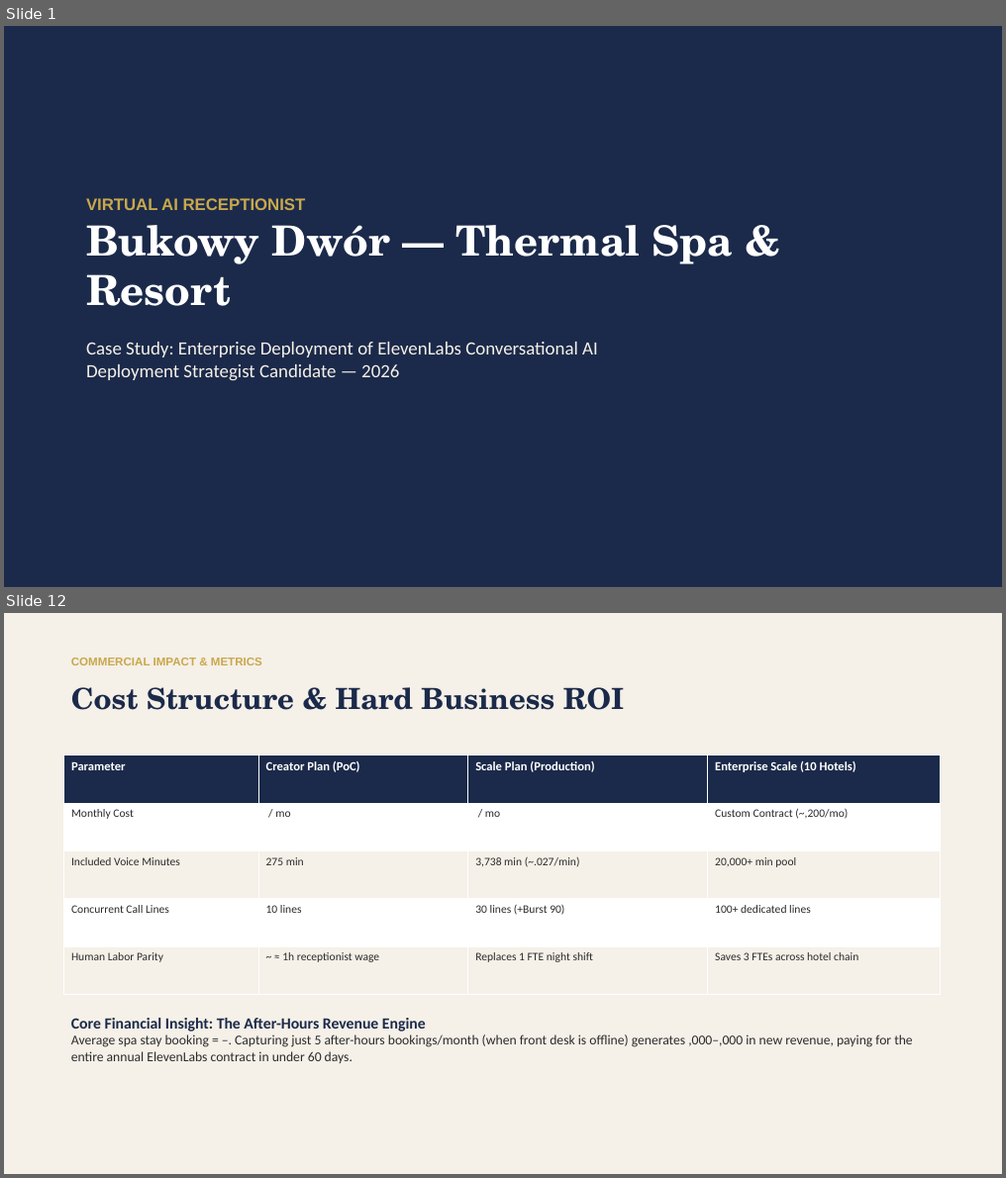
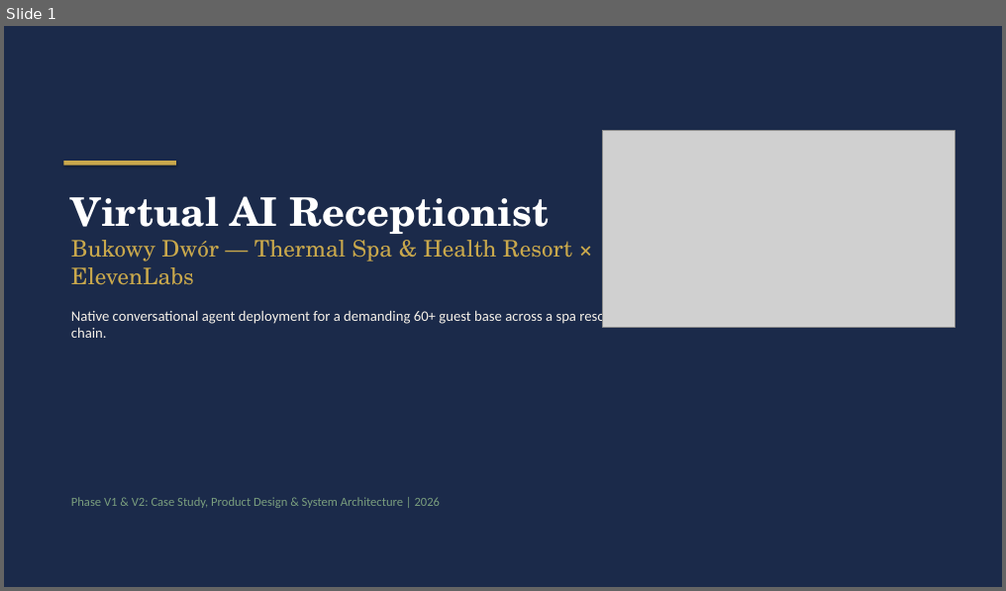
Before and after one commit to kpulka/Elevenlabs_SpaHotel_PoC, a slide deck: presentation/Bukowy_Dwor_Case_Study_EN.pptx. Shown one above the other, each under a label of ours: slides 1 and 12 before the commit, slide 1 after it; the slides between them are not shown. The pictures are 1006x1178 and 1006x591 pixels, drawn with LibreOffice and Linux fonts; fonts in the diff are those of the drawing; grey boxes stand for pictures. Boxes give left, top, right and bottom in pixels: in the first picture for what was removed or moved away, otherwise in the second. Text is boxed around its words. In the diff, an @@ line names an element or a change of style, - is before the commit and + after.

```diff
--- a/presentation/Bukowy_Dwor_Case_Study_EN.pptx
+++ b/presentation/Bukowy_Dwor_Case_Study_EN.pptx
@@ slide 12 removed at [4,613,1002,1174], background #FFFFFF @@
@@ rectangle removed at [4,613,1002,1174] @@
@@ text removed at [71,658,262,665] @@
-COMMERCIAL IMPACT & METRICS
@@ text removed at [71,687,624,710] @@
-Cost Structure & Hard Business ROI
@@ table removed at [63,756,940,995], 5 rows, 4 columns @@
-Parameter | Creator Plan (PoC) | Scale Plan (Production) | Enterprise Scale (10 Hotels)
-Monthly Cost | / mo | / mo | Custom Contract (~,200/mo)
-Included Voice Minutes | 275 min | 3,738 min (~.027/min) | 20,000+ min pool
-Concurrent Call Lines | 10 lines | 30 lines (+Burst 90) | 100+ dedicated lines
-Human Labor Parity | ~ ≈ 1h receptionist wage | Replaces 1 FTE night shift | Saves 3 FTEs across hotel chain
@@ text removed at [71,1018,913,1063] @@
-Core Financial Insight: The After-Hours Revenue Engine
-Average spa stay booking = –. Capturing just 5 after-hours bookings/month (when front desk is offline) generates ,000–,000 in new revenue, paying for the entire annual ElevenLabs contract in under 60 days.
@@ slide 1 changed as well @@
@@ picture added at [603,131,954,327] @@
@@ rectangle added at [63,161,176,166], fill #C9A84C @@
@@ text at [71,196,615,338]: text changed; size 18 to 14 pt @@
-VIRTUAL AI RECEPTIONIST
-Bukowy Dwór — Thermal Spa & Resort
-Case Study: Enterprise Deployment of ElevenLabs Conversational AI
-Deployment Strategist Candidate — 2026
+Virtual AI Receptionist
+Bukowy Dwór — Thermal Spa & Health Resort × ElevenLabs
+Native conversational agent deployment for a demanding 60+ guest base across a spa resort chain.
@@ text added at [71,497,440,508], 12 pt, text #7A9E7E @@
+Phase V1 & V2: Case Study, Product Design & System Architecture | 2026
```
Also in this commit, not shown: 8 other slides changed, 5 slides added, 4 other slides removed, 3 other files.
